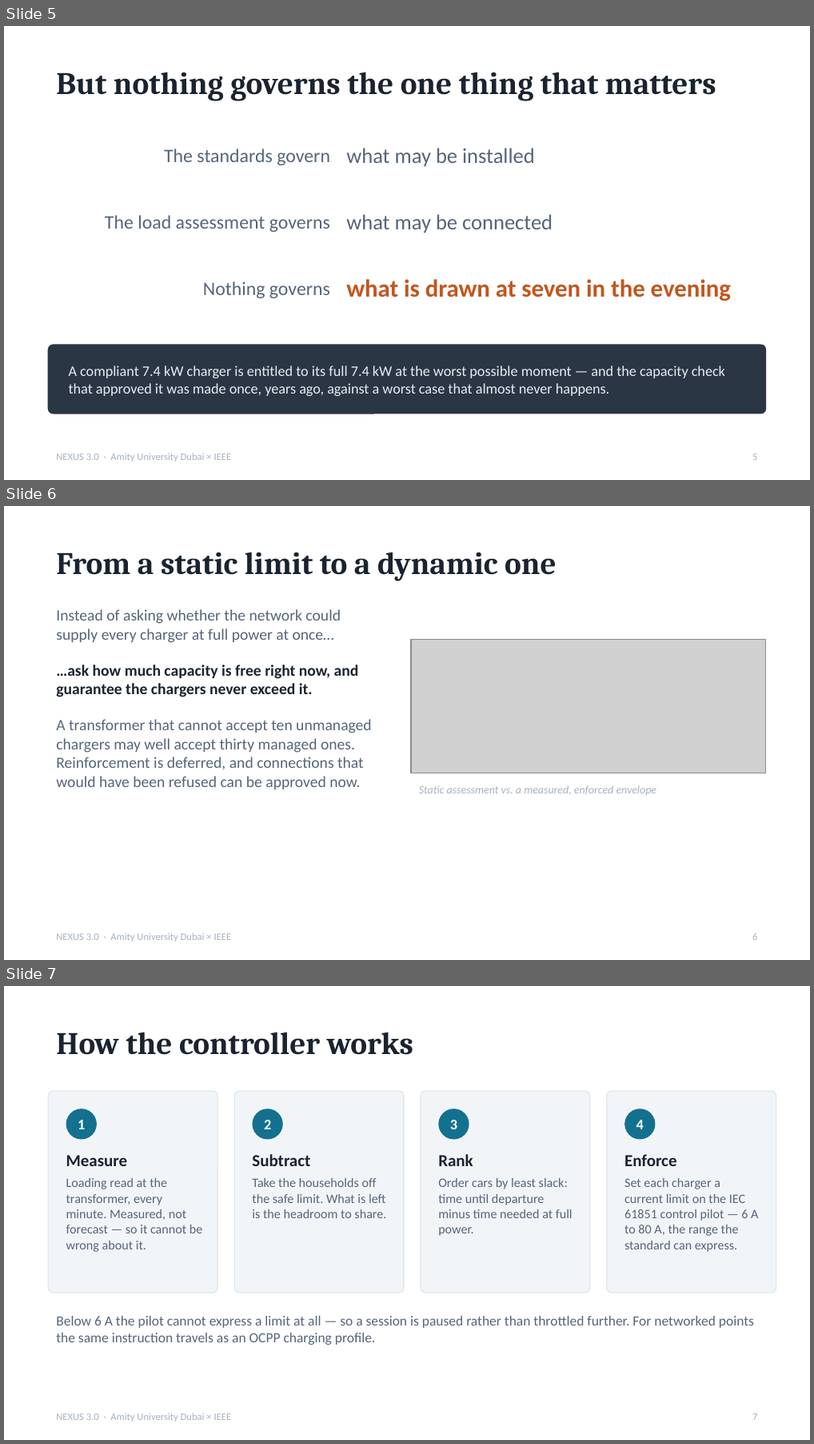
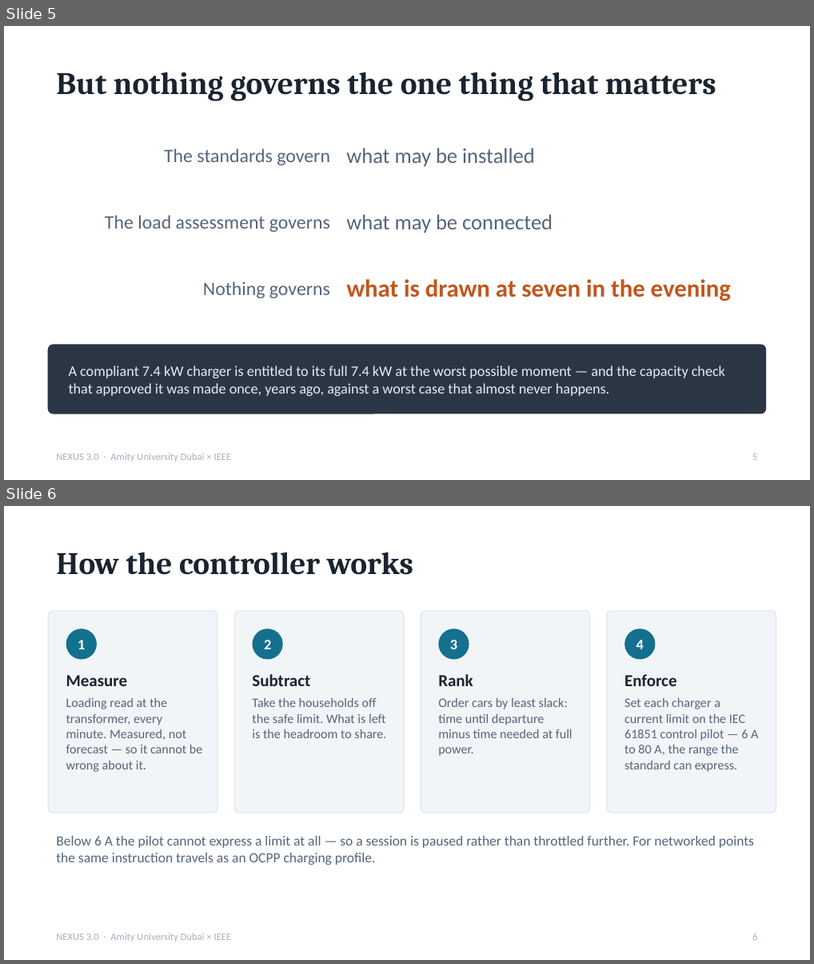
Before and after one commit to RithikhC/Nexus, a slide deck: deck/NEXUS-3.0-presentation.pptx. Shown one above the other, each under a label of ours: slides 5, 6 and 7 before the commit, slides 5 and 6 after it. The pictures are 814x1444 and 814x964 pixels, drawn with LibreOffice and Linux fonts; fonts in the diff are those of the drawing; grey boxes stand for pictures. Boxes give left, top, right and bottom in pixels: in the first picture for what was removed or moved away, otherwise in the second. Text is boxed around its words. In the diff, an @@ line names an element or a change of style, - is before the commit and + after.

```diff
--- a/deck/NEXUS-3.0-presentation.pptx
+++ b/deck/NEXUS-3.0-presentation.pptx
@@ slide 6 removed at (4, 506, 810, 960), background #FFFFFF; not listed: 1 template element that a slide beside it also shows @@
@@ title removed at (56, 552, 556, 581) @@
-From a static limit to a dynamic one
@@ text removed at (56, 609, 372, 789) @@
-Instead of asking whether the network could supply every charger at full power at once…
-…ask how much capacity is free right now, and guarantee the chargers never exceed it.
-A transformer that cannot accept ten unmanaged chargers may well accept thirty managed ones. Reinforcement is deferred, and connections that would have been refused can be approved now.
@@ picture removed at (411, 639, 766, 773) @@
@@ text removed at (419, 785, 658, 795) @@
-Static assessment vs. a measured, enforced envelope
@@ page number removed at (753, 933, 758, 940) @@
-6
@@ what was slide 7 is now slide 6 @@
@@ page number at (753, 933, 758, 940): text changed @@
-7
+6
```
Also in this commit, not shown: 1 slide changed, 1 slide added, 2 other files.
